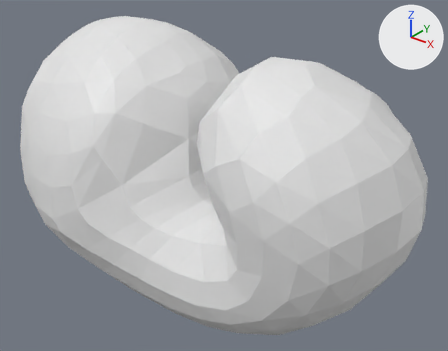
Before and after pictures for a commit that changed the OBJ model src/atlas_model/data/obj_files/embryo_t340.obj.
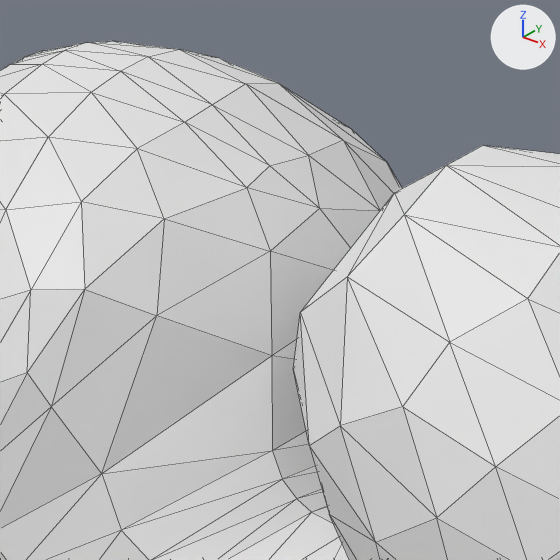
Each version appears first whole from a camera (50 mm lens) standing at (451.0, -424.5, 284.8) and looking at (214.2, -128.5, 101.3), and next in a close-up on the part from 18% to 67% of the width and 0% to 62% of the height. Lighting does not change. The marker at upper right points along +X, +Y and +Z. The close-ups show mesh edges as thin lines. Where no turn or scale is listed for an object, it has been applied to the vertices.

Objects in the first close-up: 'embryo_t340'.
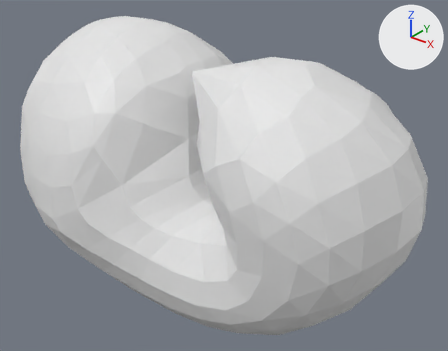
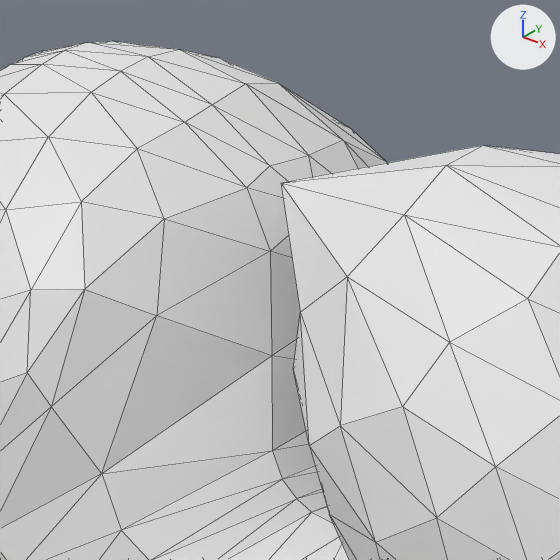
Where the change shows, as pixel boxes (x1, y1, x2, y2) in the close-ups (560 x 560 px; the box of a moved part takes in the faces that stretch with it):
```json
{"part": 1, "of": "me_embryo_t340", "change": "moved or reshaped", "before": [302, 151, 472, 311], "after": [281, 145, 483, 312]}
```

The change, as JSON lines over the scene's bpy script:
```json
{"block": "me_embryo_t340", "where": "me_embryo_t340.from_pydata(...)  # 362 vertices, 720 faces; spans x 46.0..354.0, y -224.0..-49.0, z 19.0..195.0"}
{"block": "me_embryo_t340", "where": "# used by ob_embryo_t340; location = (0.0, 0.0, 0.0)"}
{"block": "me_embryo_t340", "change": "me_embryo_t340 part 1"}
{"op": "set", "path": "me_embryo_t340.vertices[10].co", "old": "(240.0, -149.0, 181.0)", "new": "(210.0, -154.0, 179.0)", "note": "pixel (394, 192) -> pixel (280, 182)"}
```
